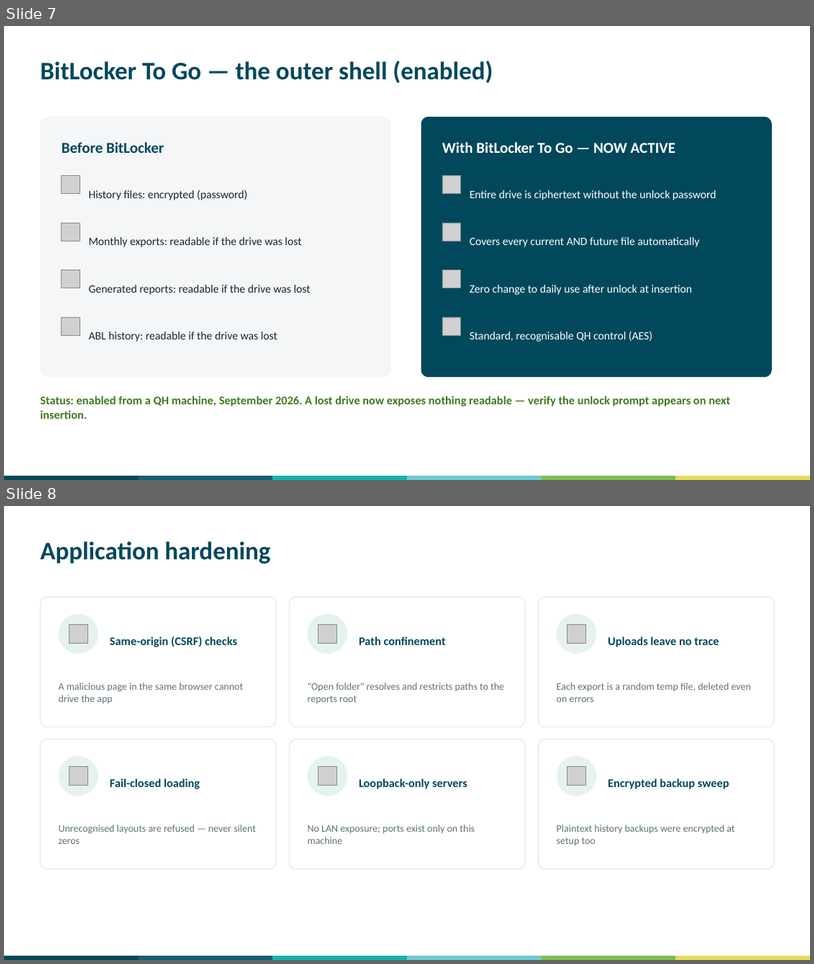
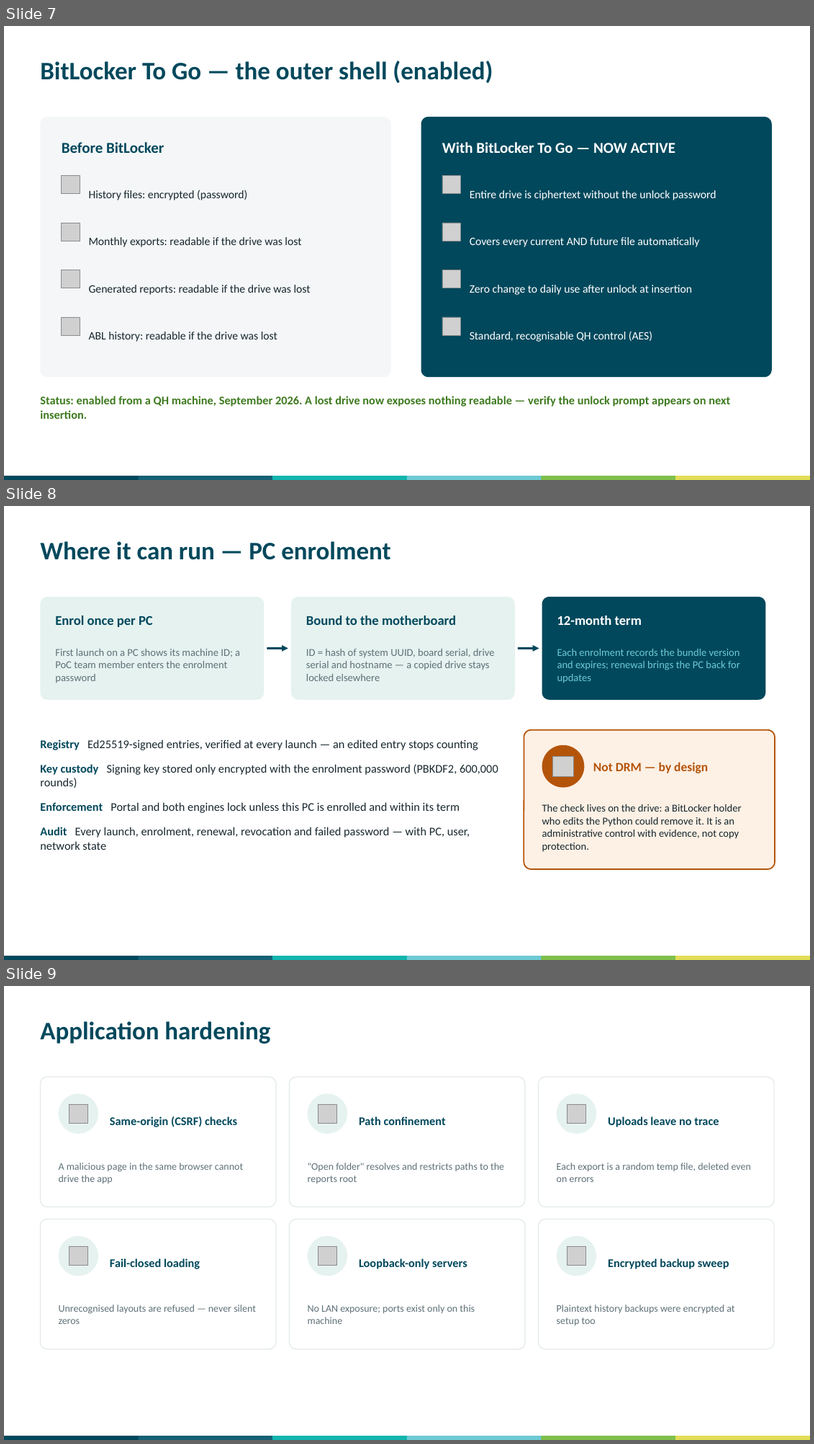
Before and after one commit to swornsealed/Report-app, a slide deck: PQ_Report_Generator_Security_Briefing.pptx. Shown one above the other, each under a label of ours: slides 7 and 8 before the commit, slides 7, 8 and 9 after it. The pictures are 814x964 and 814x1444 pixels, drawn with LibreOffice and Linux fonts; fonts in the diff are those of the drawing; grey boxes stand for pictures. Boxes give left, top, right and bottom in pixels: in the first picture for what was removed or moved away, otherwise in the second. Text is boxed around its words. In the diff, an @@ line names an element or a change of style, - is before the commit and + after.

```diff
--- a/PQ_Report_Generator_Security_Briefing.pptx
+++ b/PQ_Report_Generator_Security_Briefing.pptx
@@ slide 8 added at (4,506,810,960), background #FFFFFF @@
@@ text added at (40,541,391,560), 30 pt, text #01485C, bold @@
+Where it can run — PC enrolment
@@ rounded rectangle added at (40,597,264,700), fill #E5F2F0 @@
@@ rounded rectangle added at (291,597,515,700), fill #E5F2F0 @@
@@ rounded rectangle added at (543,597,766,700), fill #01485C @@
@@ text added at (55,615,153,627), 16 pt, text #01485C, bold @@
+Enrol once per PC
@@ text added at (306,615,456,625), 16 pt, text #01485C, bold @@
+Bound to the motherboard
@@ text added at (558,615,642,625), 16 pt, text #FFFFFF, bold @@
+12-month term
@@ text added at (55,649,240,682), 12.5 pt, text #5F7178 @@
+First launch on a PC shows its machine ID; a PoC team member enters the enrolment password
@@ arrow added from (267, 648) to (288, 648), #01485C 2.5 pt @@
@@ text added at (306,649,495,681), 12.5 pt, text #5F7178 @@
+ID = hash of system UUID, board serial, drive serial and hostname — a copied drive stays locked elsewhere
@@ arrow added from (518, 648) to (540, 648), #01485C 2.5 pt @@
@@ text added at (558,649,741,683), 12.5 pt, text #6CCAD4 @@
+Each enrolment records the bundle version and expires; renewal brings the PC back for updates
@@ text added at (40,739,478,750), 14 pt, text #17272E @@
+Registry Ed25519-signed entries, verified at every launch — an edited entry stops counting
@@ rounded rectangle added at (525,730,775,869), fill #FDF0E4, outline #B4540A 1.5 pt @@
@@ text added at (40,764,499,788), 14 pt, text #17272E @@
+Key custody Signing key stored only encrypted with the enrolment password (PBKDF2, 600,000 rounds)
@@ ellipse added at (543,745,585,788), fill #B4540A @@
@@ picture added at (553,756,574,777) @@
@@ text added at (594,762,708,773), 15 pt, text #B4540A, bold @@
+Not DRM — by design
@@ text added at (40,802,460,813), 14 pt, text #17272E @@
+Enforcement Portal and both engines lock unless this PC is enrolled and within its term
@@ text added at (543,804,742,852), 12.5 pt, text #17272E @@
+The check lives on the drive: a BitLocker holder who edits the Python could remove it. It is an administrative control with evidence, not copy protection.
@@ text added at (40,826,470,849), 14 pt, text #17272E @@
+Audit Every launch, enrolment, renewal, revocation and failed password — with PC, user, network state
@@ rectangle added at (4,955,139,960), fill #01485C @@
@@ rectangle added at (139,955,273,960), fill #146175 @@
@@ rectangle added at (273,955,407,960), fill #11B5AE @@
@@ rectangle added at (407,955,543,960), fill #6CCAD4 @@
@@ rectangle added at (542,955,676,960), fill #7FC04C @@
@@ rectangle added at (676,955,810,960), fill #E1DD57 @@
@@ what was slide 8 is now slide 9 @@
```
Also in this commit, not shown: 3 slides changed, 11 other files.
